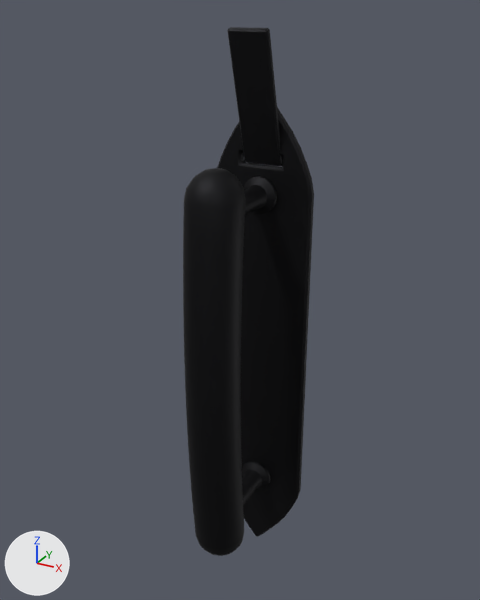
One commit to the glTF model production/assets/cloud-week/front-doors-all/furniture/HD4.glb: the scene before it, then after it.
Both versions are drawn from a 50 mm camera at (0.103, -0.206, 0.12) aimed at (0.001, -0.019, 0.026). The axes (+X, +Y, +Z) are drawn at lower left. The lights are the same throughout. The first picture is the older version. Vertices at exactly the same position are counted once.

The scene before the commit, as lines of its bpy script (objects in view):
```python
me_iron_latch_bow = bpy.data.meshes.new('iron_latch_bow')
me_iron_latch_bow.from_pydata(...)  # 458 vertices, 912 faces; spans x -0.01..0.01, y -0.047..-0.024, z -0.075..0.075
me_iron_latch_bow.materials.append(mat_steel_dark)  # black #28282a
me_iron_latch_post_u = bpy.data.meshes.new('iron_latch_post_u')
me_iron_latch_post_u.from_pydata(...)  # 102 vertices, 200 faces; spans x -0.0065..0.0065, y -0.033..-0.001, z 0.0535..0.0665
me_iron_latch_post_u.materials.append(mat_steel_dark)  # black #28282a
me_iron_latch_thumb = bpy.data.meshes.new('iron_latch_thumb')
me_iron_latch_thumb.from_pydata(...)  # 24 vertices, 44 faces; spans x -0.007..0.007, y -0.0137..0.0, z 0.0703..0.1141
me_iron_latch_thumb.materials.append(mat_steel_dark)  # black #28282a
ob_iron_latch_bow = bpy.data.objects.new('iron_latch_bow', me_iron_latch_bow)
ob_iron_latch_bow.location = (0.0, 0.0, 0.0)
ob_iron_latch_post_u = bpy.data.objects.new('iron_latch_post_u', me_iron_latch_post_u)
ob_iron_latch_post_u.location = (0.0, 0.0, 0.0)
ob_iron_latch_thumb = bpy.data.objects.new('iron_latch_thumb', me_iron_latch_thumb)
ob_iron_latch_thumb.location = (0.0, 0.0, 0.0)
# also in view: 'iron_latch_plate' at (0.0, -0.001, 0.0); 'iron_latch_post_l' at (0.0, -0.017, -0.06)
```
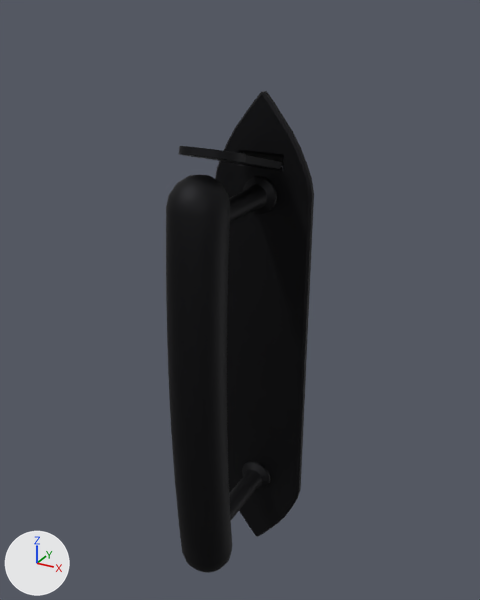
Location of each change, [x1, y1, x2, y2] in pixels of the pictures (480 x 600 px):
'iron_latch_bow', moved: before [183, 168, 245, 556]; after [166, 175, 232, 573]
'iron_latch_thumb', reshaped (86% wider, 83% shorter): before [227, 27, 282, 166]; after [179, 146, 282, 169]

The change in detail:
me_iron_latch_bow is used by ob_iron_latch_bow; location (0.0, 0.0, 0.0).
me_iron_latch_bow had 458 vertices, 912 faces and spanned x -0.01..0.01, y -0.047..-0.024, z -0.075..0.075.
me_iron_latch_bow now has 458 vertices, 912 faces and spans x -0.01..0.01, y -0.056..-0.034, z -0.075..0.075.
me_iron_latch_bow part 1: the whole mesh is moved by (0.0, -0.01, 0.0).
me_iron_latch_thumb is used by ob_iron_latch_thumb; location (0.0, 0.0, 0.0).
me_iron_latch_thumb had 24 vertices, 44 faces and spanned x -0.007..0.007, y -0.0137..0.0, z 0.0703..0.1141.
me_iron_latch_thumb now has 172 vertices, 340 faces and spans x -0.01..0.01, y -0.0448..-0.0007, z 0.0694..0.0833.
me_iron_latch_thumb part 2: 24 vertices removed from x -0.007..0.007, y -0.0137..0.0, z 0.0703..0.1141; 172 vertices added at x -0.01..0.01, y -0.0448..-0.0007, z 0.0694..0.0833.
